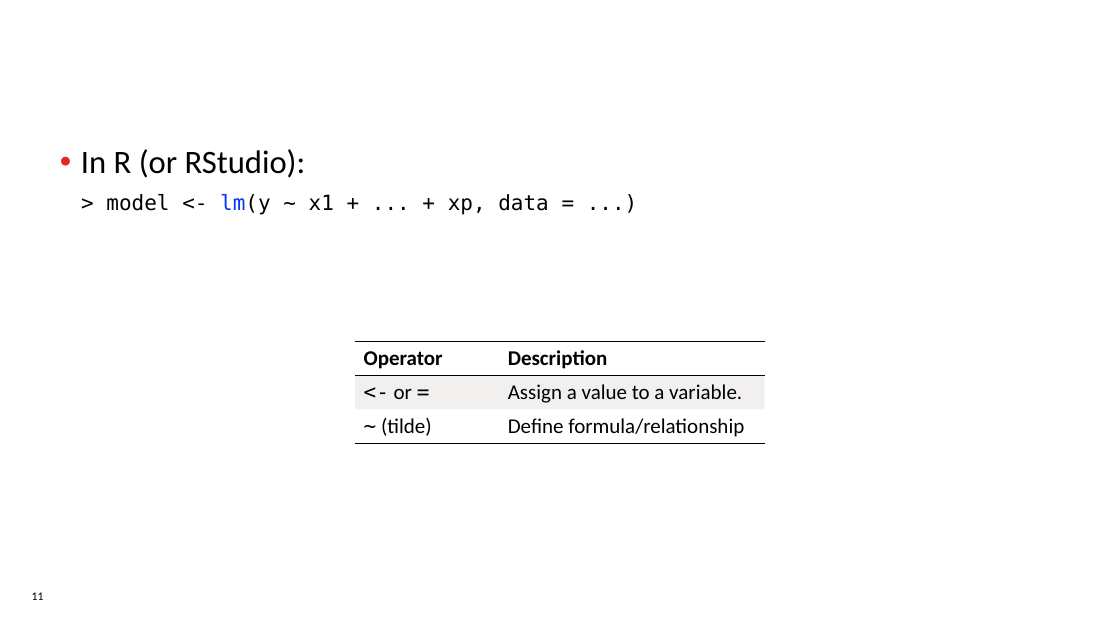
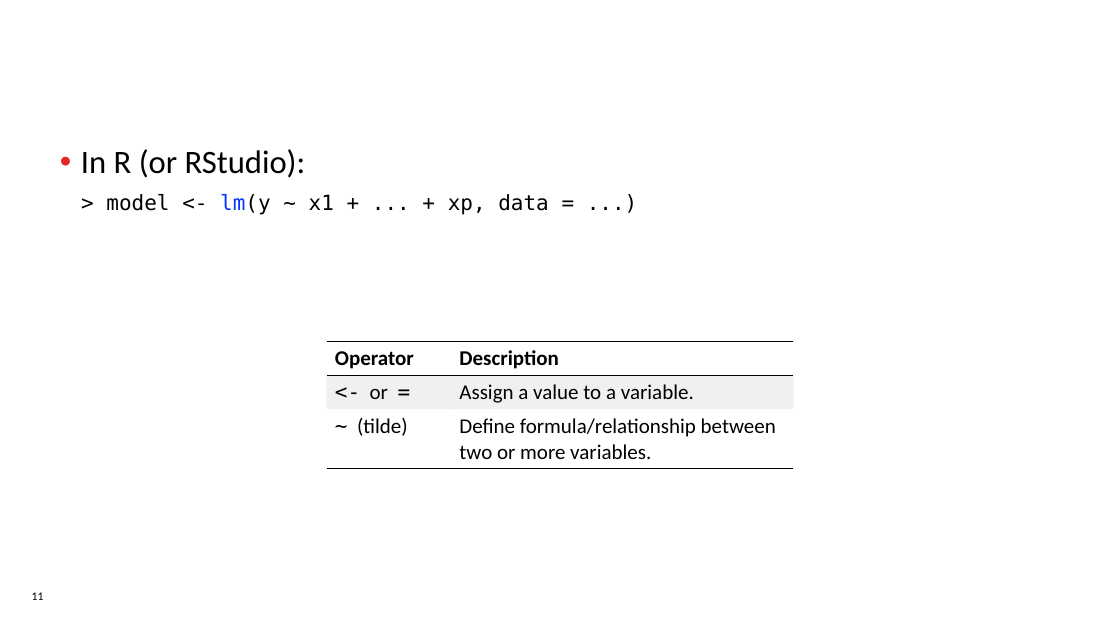
Before and after one commit to dserrington/UCalgary-MDSA-Internship, a slide deck: slide 11 of DRAFT - Research Capstone Project v1.pptx. Drawn at 1120x630 pixels with LibreOffice and Linux fonts; fonts in the diff are those of the drawing; background and template pictures are left out. Boxes give left, top, right and bottom in pixels: in the first picture for what was removed or moved away, otherwise in the second. Text is boxed around its words. In the diff, an @@ line names an element or a change of style, - is before the commit and + after.

```diff
--- a/DRAFT - Research Capstone Project v1.pptx
+++ b/DRAFT - Research Capstone Project v1.pptx
@@ table at box(327, 341, 794, 468) @@
-row 3, column 2: Define formula/relationship
+row 3, column 2: Define formula/relationship between two or more variables.
@@ table: place and size @@
-table at box(355, 341, 765, 444)
+table at box(327, 341, 794, 468)
```
Also in this commit, not shown: 1 other slide changed, 1 other file.
